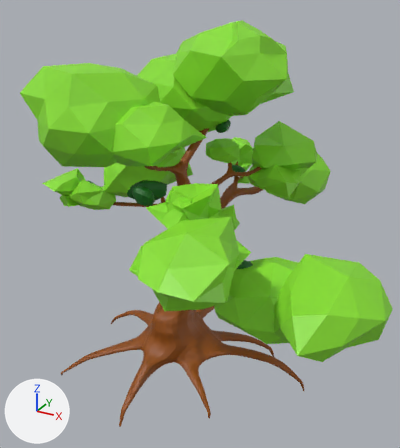
Renders of the FBX model GameJam2023/Assets/1. Main Project/Prefabs/Menu/Tree_version2.fbx from each side of a commit.
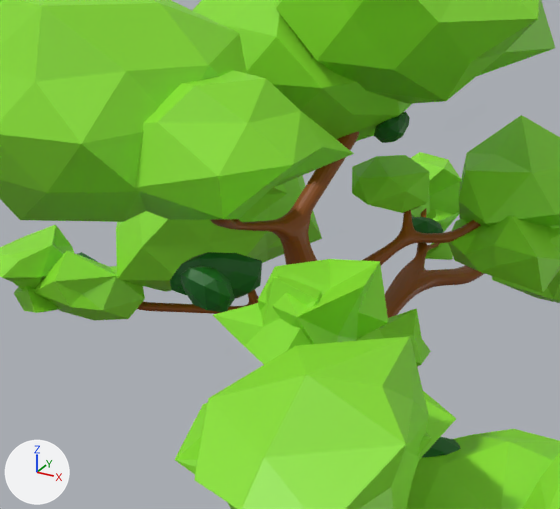
Each version is shown whole from a camera (50 mm lens) standing at (2.62, -4.58, 4.57) and looking at (0.09, 0.02, 2.26), then close up on the part from 13% to 74% of the width and 16% to 65% of the height. Arrows for +X, +Y and +Z are at lower left; the lights stay in place. Where no turn or scale is listed for an object, it has been applied to the vertices.

The first close-up shows 'hojas', 'hojas medio'.
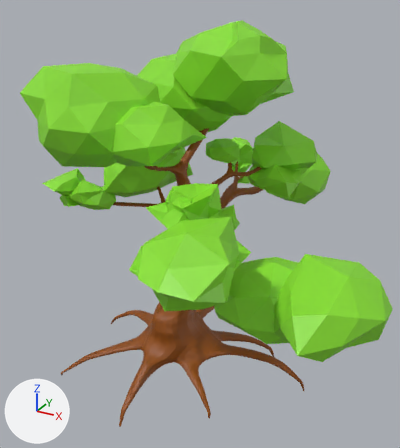
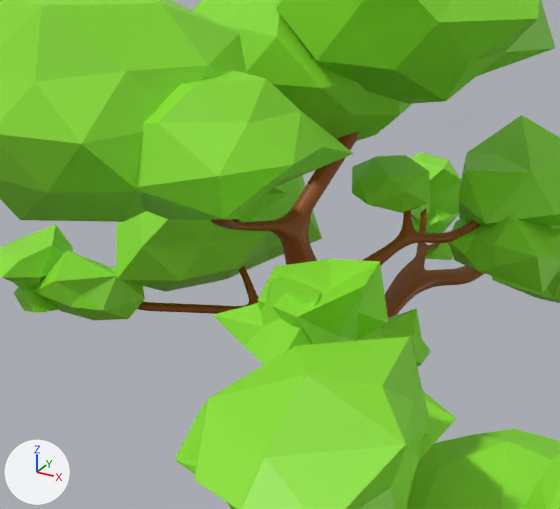
Where the change shows, as pixel boxes [x1, y1, x2, y2] in the close-ups (560 x 509 px):
'hojas medio', deleted (green)
    before: [78, 112, 461, 458]

What the commit changed:
Object 'hojas medio' (ob_hojas_medio) is deleted.
